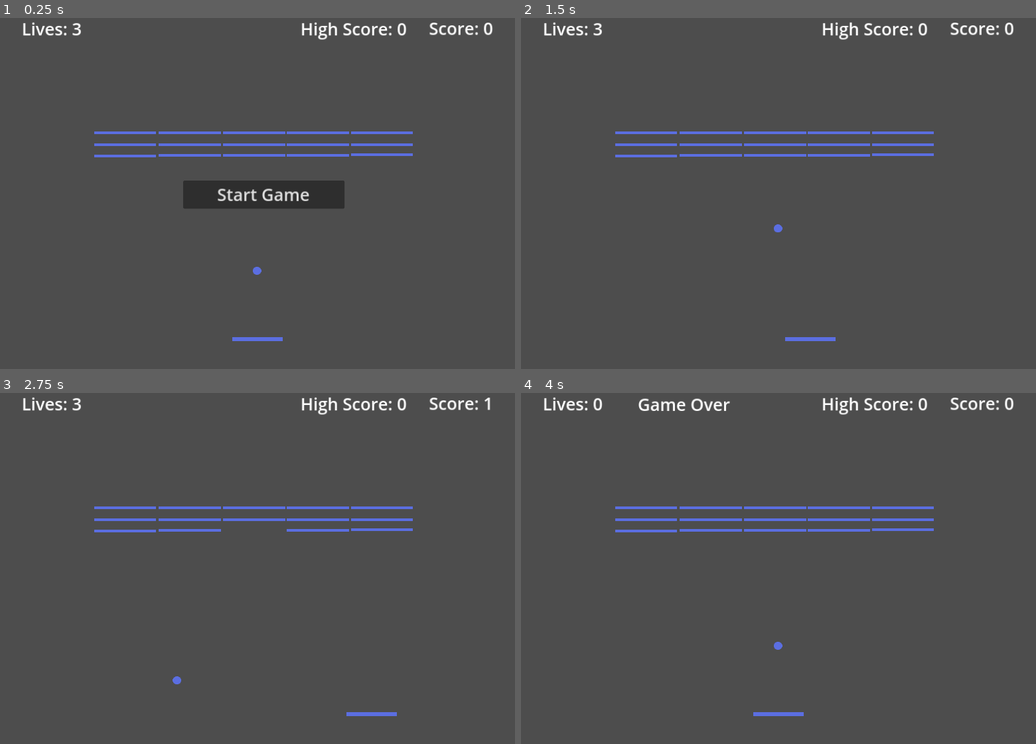
Above: before the commit, frames 1-4 (two rows, left to right).
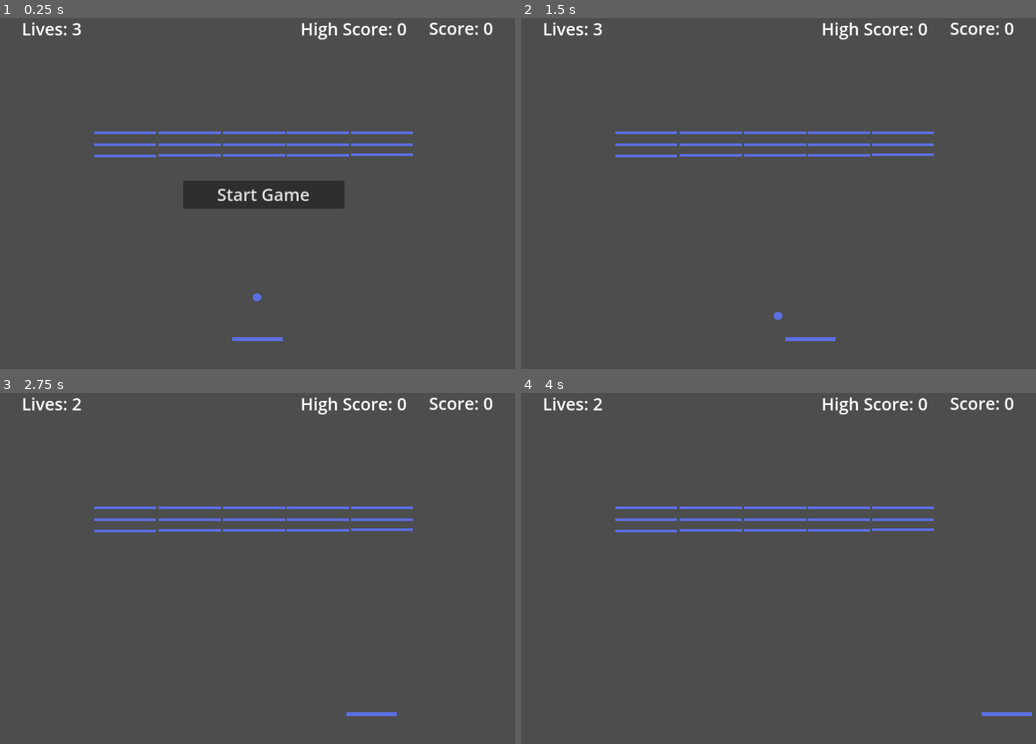
Above: after the commit, the same moments.

Repository: Dripcoding/godot-breakout2d
Game: Godot game, scene res://scenes/main.tscn
The game is run twice, just before and just after one commit, with the same random seed, the same clock (stepped at 60 frames per second) and the same inputs.
Inputs (mouse positions are in pixels of both pictures, inside the frame that each line leads up to):
- Up to frame 1 (0.25 s): no input
- Up to frame 2 (1.5 s): click "Start Game" at 0.5 s; tap Enter at 1.25 s; move the mouse to (896, 175) at 1.27 s; hold Right (move_right) from 1.28 s (still down); tap R (resume) at 1.35 s; click (896, 175) at 1.42 s
- Up to frame 3 (2.75 s): release Right (move_right) at 2 s; drag from (149, 589) to (257, 743) at 2.02 s
- Up to frame 4 (4 s): tap Space at 2.75 s; move the mouse to (830, 487) at 2.77 s; hold Right (move_right) 2.78-3.5 s; tap Alt at 2.85 s; drag from (752, 649) to (618, 515) at 3.52 s

The runs differ from the first frame. In frame 1, less than 0.1% of the frame differs, in the area x 49-51%, y 70-81%; in frame 2, less than 0.1%; in frame 3, 0.2%; in frame 4, 0.6%, in the area x 14-100%, y 1-93%.
Error after the commit: Parse Error: Identifier "game_was_over" not declared in the current scope. (res://code/ball.gd:52)

Commit message:
fix conflict

Diff:
--- a/code/ball.gd
+++ b/code/ball.gd
@@ -49,8 +49,14 @@
 
 
 func _integrate_forces(state: PhysicsDirectBodyState2D) -> void:
-	if !ball_state:
-		return
+	if game_was_over:
+		reset_position(state)
+		game_was_over = false
+
+	if collided_with_brick:
+		var impulse = state.linear_velocity.normalized().rotated(deg_to_rad(brick_collision_rotation)) * normal_velocity
+		state.apply_impulse(impulse)
+		collided_with_brick = false
 
 	ball_state.handle_physics(state)
 	set_state(game_ready_state)
@@ -71,7 +77,9 @@
 
 func on_game_over() -> void:
 	set_state(game_terminal_state)
-
+	self.set_global_position(Vector2(position_x_initial, position_y_initial))
+	self.set_linear_velocity(Vector2.ZERO)
+	game_was_over = true
 
 func on_game_start() -> void:
 	get_parent().get_tree().paused = false
